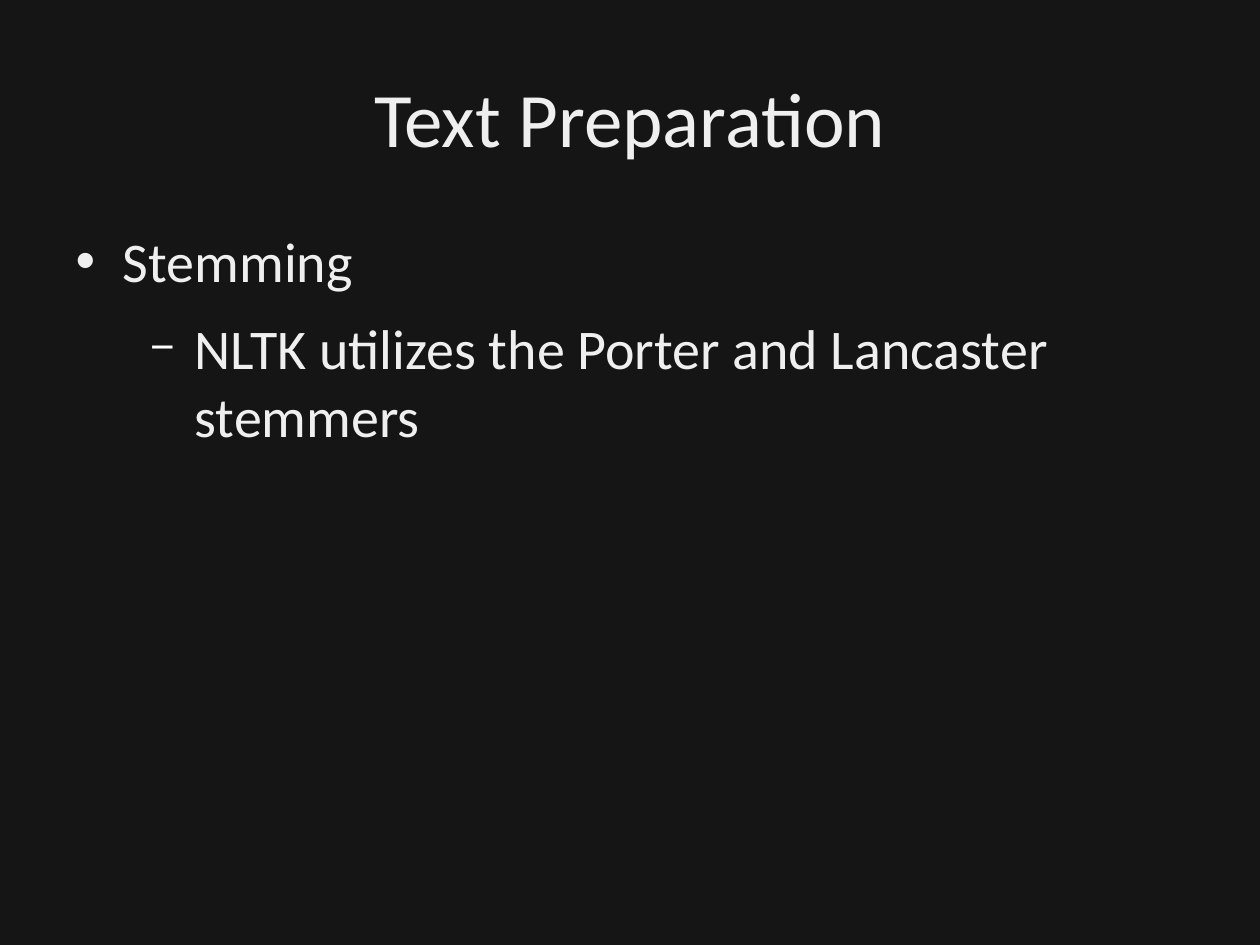
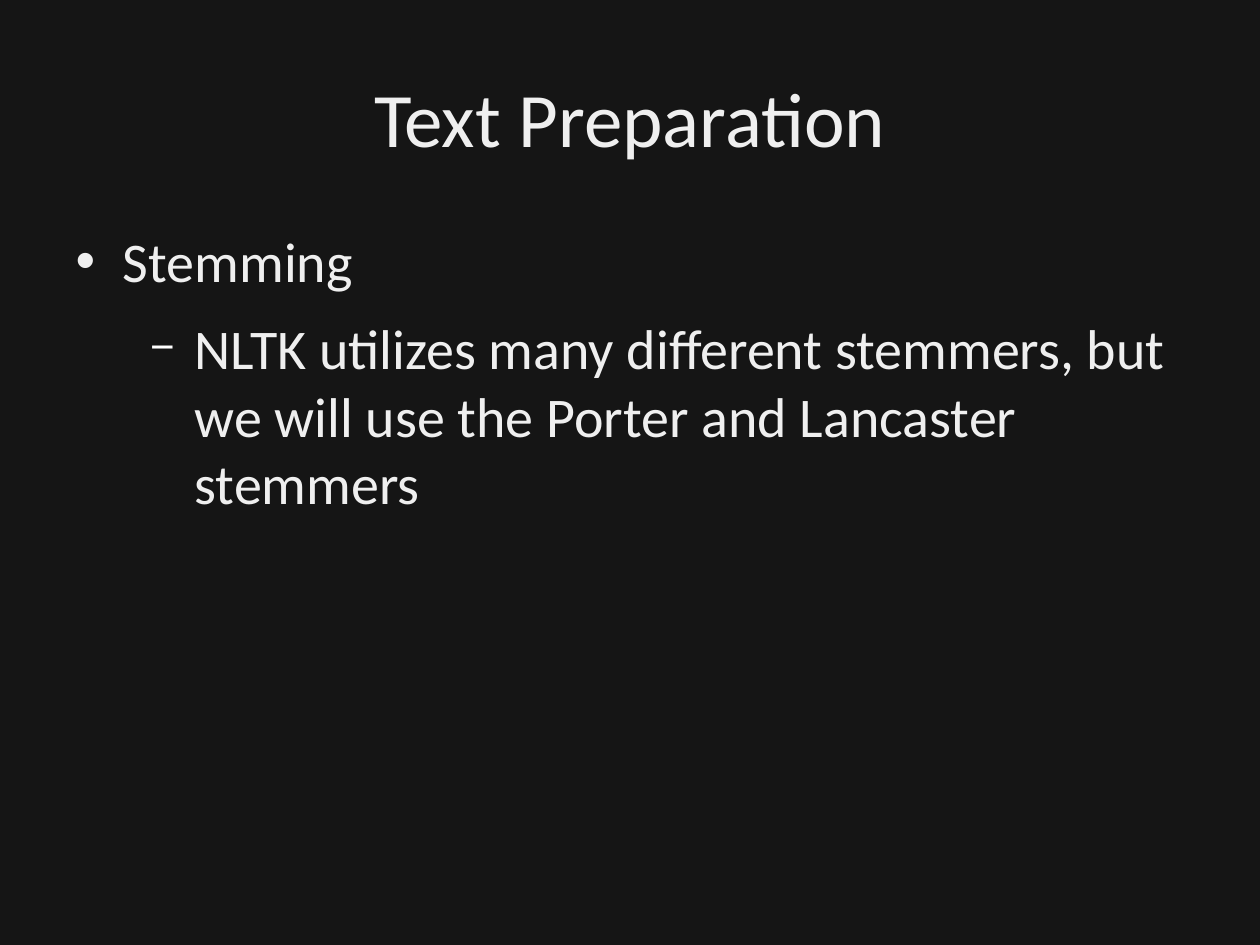
Before and after one commit to dbowmans46/PracticalProgramming, a slide deck: slide 38 of Session 7 - Python/Instructional Material/Session 7 - Python Brief Intro to NLP.odp (slide 33 before the commit). Drawn at 1260x945 pixels with LibreOffice and Linux fonts; fonts in the diff are those of the drawing; background and template pictures are left out; a plain dark background stands for a picture behind light text. Boxes give left, top, right and bottom in pixels: in the first picture for what was removed or moved away, otherwise in the second. Text is boxed around its words. In the diff, an @@ line names an element or a change of style, - is before the commit and + after.

Commit message:
Added details to stemmer slides and part-of-speech slides.  Clarified class exercise slide for tokenization.  Moved separated stemming slide back with the rest of the stemming section.

```diff
--- a/Session 7 - Python/Instructional Material/Session 7 - Python Brief Intro to NLP.odp
+++ b/Session 7 - Python/Instructional Material/Session 7 - Python Brief Intro to NLP.odp
@@ text at [195, 330, 1165, 505]: text changed @@
-  − NLTK utilizes the Porter and Lancaster stemmers
+  − NLTK utilizes many different stemmers, but we will use the Porter and Lancaster stemmers
```
Also in this commit, not shown: 7 other slides changed, 6 slides added.
